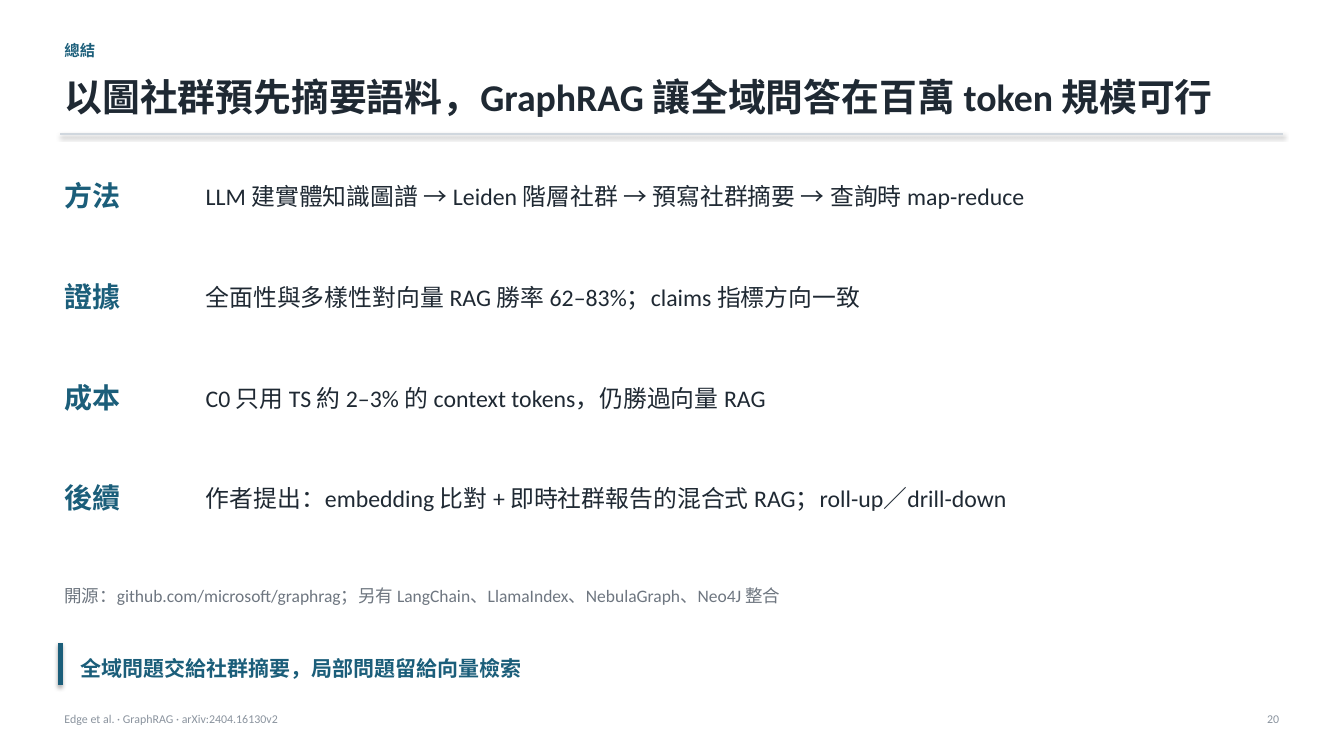
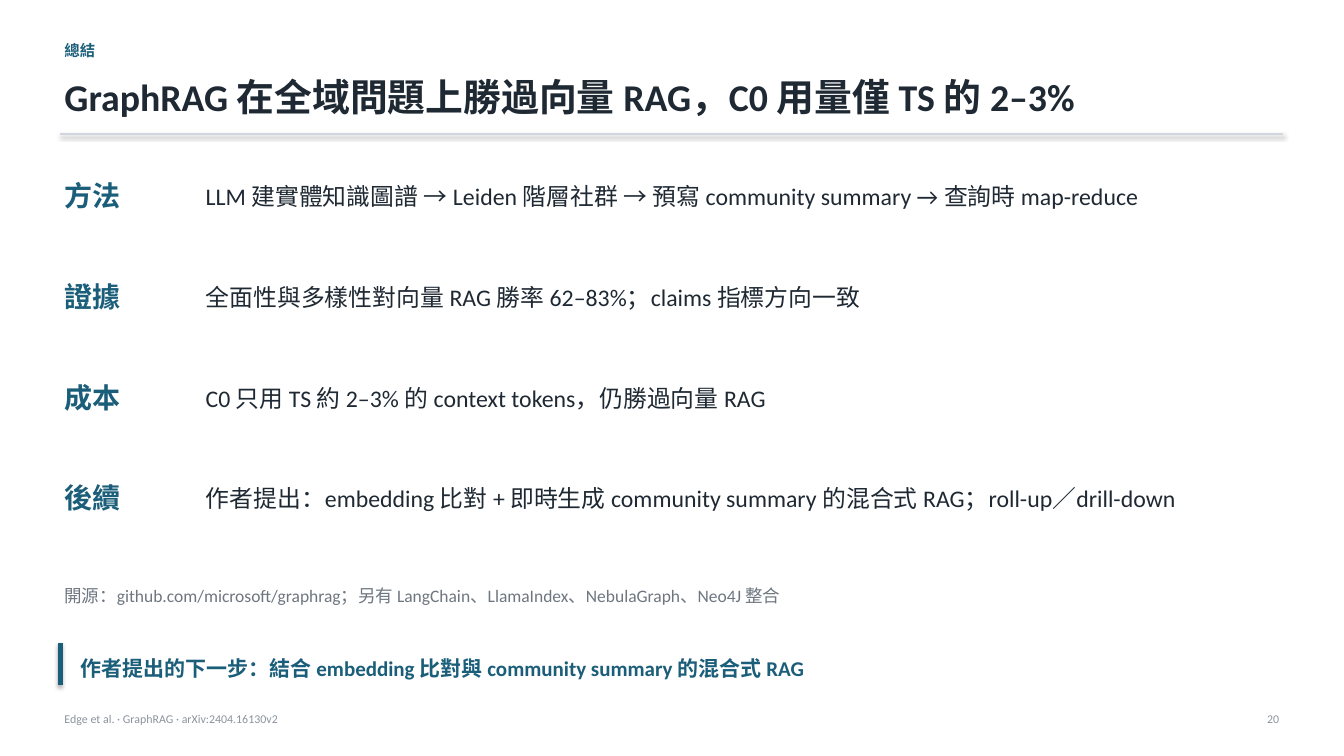
Before and after one commit to Moris-Zhan/CV-RAG-LLM-Papers, a slide deck: slide 20 of RAG/2024_GraphRAG/slides_zh-TW.pptx. Drawn at 1344x756 pixels with LibreOffice and Linux fonts; fonts in the diff are those of the drawing. Boxes give left, top, right and bottom in pixels: in the first picture for what was removed or moved away, otherwise in the second. Text is boxed around its words. In the diff, an @@ line names an element or a change of style, - is before the commit and + after.

```diff
--- a/RAG/2024_GraphRAG/slides_zh-TW.pptx
+++ b/RAG/2024_GraphRAG/slides_zh-TW.pptx
@@ text at [64,78,1075,117]: text changed @@
-以圖社群預先摘要語料，GraphRAG 讓全域問答在百萬 token 規模可行
+GraphRAG 在全域問題上勝過向量 RAG，C0 用量僅 TS 的 2–3%
@@ text at [206,185,1138,209]: text changed @@
-LLM 建實體知識圖譜 → Leiden 階層社群 → 預寫社群摘要 → 查詢時 map-reduce
+LLM 建實體知識圖譜 → Leiden 階層社群 → 預寫 community summary → 查詢時 map-reduce
@@ text at [206,487,1175,511]: text changed @@
-作者提出：embedding 比對 + 即時社群報告的混合式 RAG；roll-up／drill-down
+作者提出：embedding 比對 + 即時生成 community summary 的混合式 RAG；roll-up／drill-down
@@ text at [81,658,804,680]: text changed @@
-全域問題交給社群摘要，局部問題留給向量檢索
+作者提出的下一步：結合 embedding 比對與 community summary 的混合式 RAG
```
Also in this commit, not shown: 14 other slides changed, 2 slides added, 14 other files.
